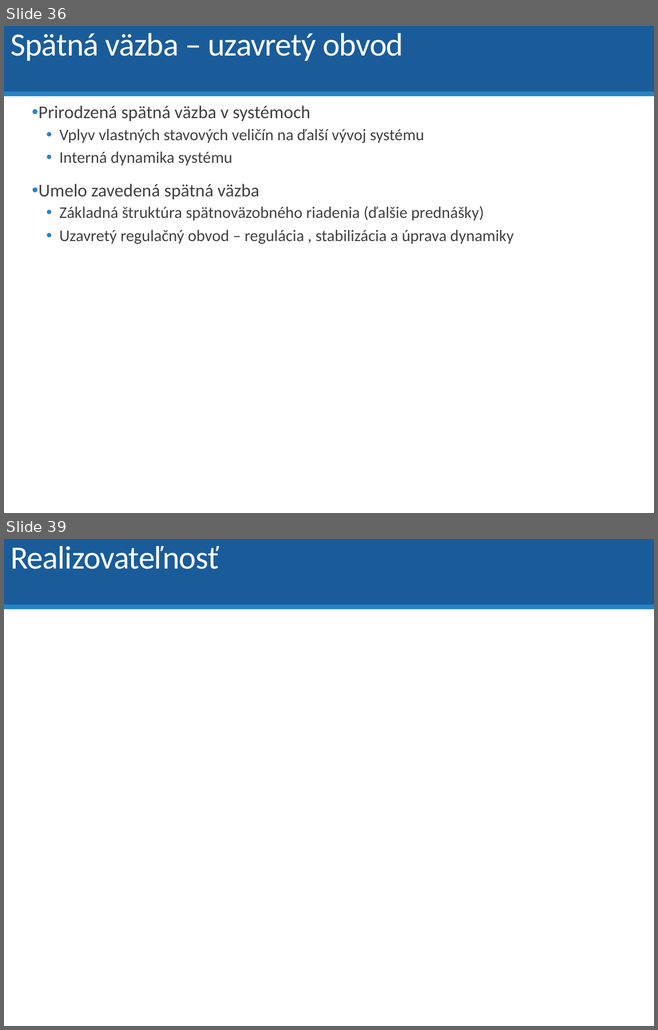
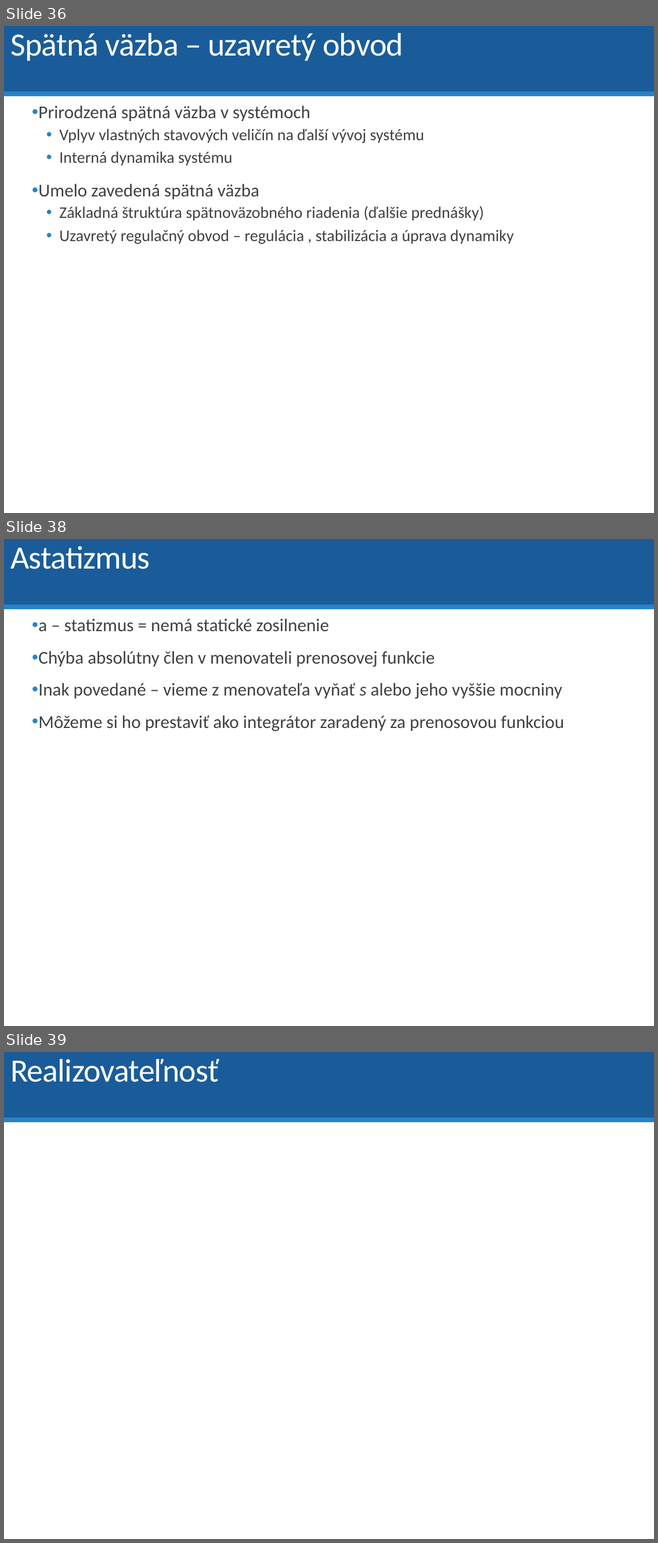
Before and after one commit to dodekm/TeamProjektKybernetika, a slide deck: Nove prednasky/P01_dynamika_dif_rovnice_LPT_prenosova_funkcia_modelovanie.pptx. Shown one above the other, each under a label of ours: slides 36 and 39 before the commit, slides 36, 38 and 39 after it; the slides between them are not shown. The pictures are 658x1030 and 658x1543 pixels, drawn with LibreOffice and Linux fonts; fonts in the diff are those of the drawing. Boxes give left, top, right and bottom in pixels: in the first picture for what was removed or moved away, otherwise in the second. Text is boxed around its words. In the diff, an @@ line names an element or a change of style, - is before the commit and + after.

```diff
--- a/Nove prednasky/P01_dynamika_dif_rovnice_LPT_prenosova_funkcia_modelovanie.pptx
+++ b/Nove prednasky/P01_dynamika_dif_rovnice_LPT_prenosova_funkcia_modelovanie.pptx
@@ slide 38 added at box(4, 539, 654, 1026), background #FFFFFF; not listed: 2 template elements that a slide beside it also shows @@
@@ title added at box(10, 546, 150, 569), 36 pt, text #FFFFFF @@
+Astatizmus
@@ text added at box(38, 618, 564, 732), 20 pt, text #404040 @@
+• a – statizmus = nemá statické zosilnenie
+• Chýba absolútny člen v menovateli prenosovej funkcie
+• Inak povedané – vieme z menovateľa vyňať s alebo jeho vyššie mocniny
+• Môžeme si ho prestaviť ako integrátor zaradený za prenosovou funkciou
```
Also in this commit, not shown: 15 slides changed, 5 other slides added, 2 slides removed, 7 other files.
